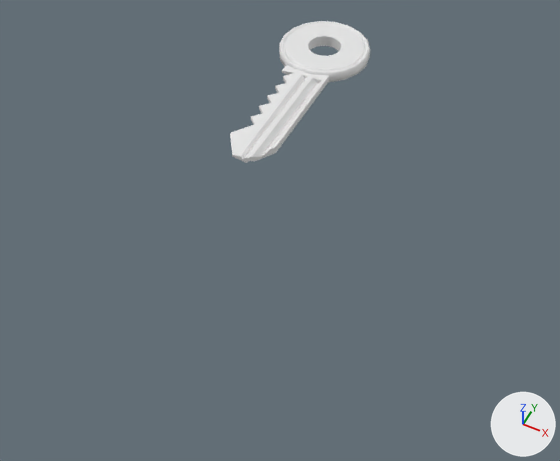
One commit to the Blender file Models/inventory/e-panel_key.blend: the scene before it, then after it.
Camera for both pictures: a 50 mm camera at (5.55, -13.28, 10.13) aimed at (1.39, -4.96, -0.27). Every picture has the same lights, and +X, +Y and +Z are marked at lower right.
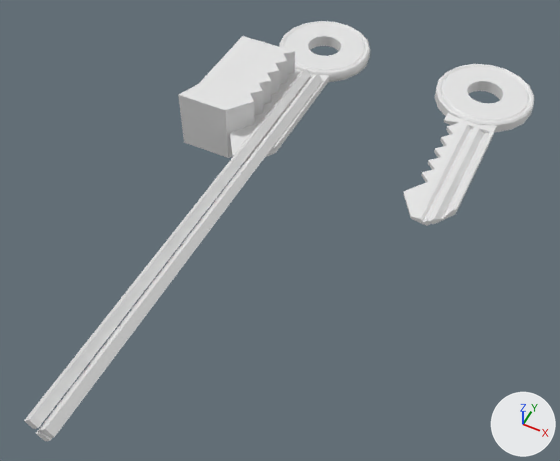
Boxes (x1, y1, x2, y2) around the edits, measured in the pictures (560 x 461 px):
'Cylinder.001', added
    after: (403, 64, 534, 226)
'Cube', shown
    after: (178, 36, 295, 158)
'Cube.001', shown
    after: (40, 73, 323, 438)
'Cube.002', shown
    after: (24, 69, 311, 429)
'Cube.003', shown
    after: (36, 163, 245, 441)

What changed in the scene script:
```text
Add me_cylinder_001:
    me_cylinder_001.from_pydata(...)  # 241 vertices, 216 faces; spans x -1.03..0.97, y -3.28..1.59, z -0.13..0.13
    me_cylinder_001.polygons.foreach_set('use_smooth', [True] * 216)
Change ob_cube:
    remove ob_cube.hide_set(True)
Change ob_cube_001:
    remove ob_cube_001.hide_set(True)
Change ob_cube_002:
    remove ob_cube_002.hide_set(True)
Change ob_cube_003:
    remove ob_cube_003.hide_set(True)
Add ob_cylinder_001:
    ob_cylinder_001 = bpy.data.objects.new('Cylinder.001', me_cylinder_001)
    ob_cylinder_001.location = (3.64, -0.59, 0.0)
```
